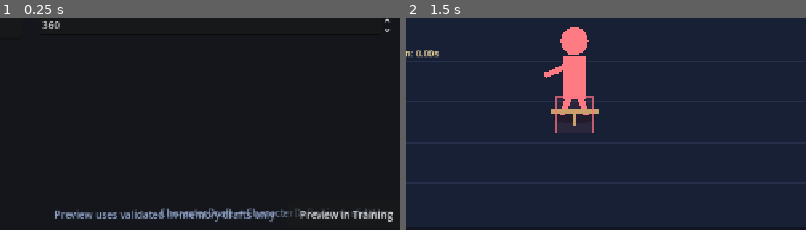
Above: before the commit, frames 1-2 (left to right).
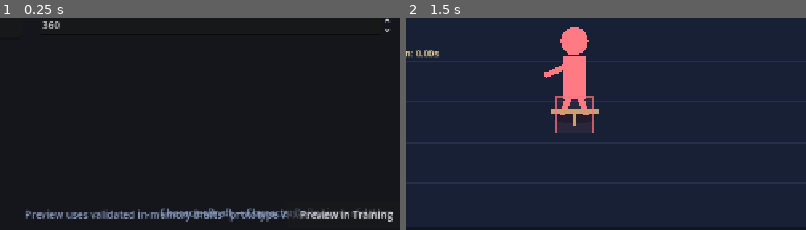
Above: after the commit, the same moments.

Repository: ws951125/custom-fighter
Game: Godot game, scene res://game/creator/creator_studio.tscn
The game is run twice, just before and just after one commit, with the same random seed, the same clock (stepped at 60 frames per second) and the same inputs. This scene is started directly instead of the project's main scene.
Inputs:
- Up to frame 1 (0.25 s): no input
- Up to frame 2 (1.5 s): click "Back to Training" at 0.5 s; tap Enter at 1.25 s; hold D (move_right) from 1.28 s (still down); hold J (attack) from 1.28 s (still down)
The pictures show only the part of the screen within x 46-96%, y 49-99%; the shares and areas given below are measured in that part.

The runs differ from the first frame. In frame 1, 1.7% of the frame differs, in the area x 6-85%, y 90-97%; in frame 2, nothing differs.

Commit message:
M5: expose Creator projectile VFX binding state

Diff:
--- a/game/creator/creator_preview_studio.gd
+++ b/game/creator/creator_preview_studio.gd
@@ -12,15 +12,18 @@
 	super()
 	_restore_session_drafts()
 	_install_preview_ui()
+	_refresh_preview_binding_status()
 	_install_preview_web_bridge()
 	_set_preview_web_state()
 
 func _restore_session_drafts() -> void:
-	var session = get_node_or_null("/root/CreatorPreviewSession")
-	if session == null or not session.has_stored_drafts():
-		return
-	var character_errors: PackedStringArray = character_draft.load_from_dictionary(session.stored_character_draft_data())
-	var skill_errors: PackedStringArray = skill_draft.load_from_dictionary(session.stored_skill_draft_data())
+	var session: Variant = get_node_or_null("/root/CreatorPreviewSession")
+	if session == null or not session.has_method("has_stored_drafts") or not bool(session.call("has_stored_drafts")):
+		return
+	var character_data: Dictionary = session.call("stored_character_draft_data")
+	var skill_data: Dictionary = session.call("stored_skill_draft_data")
+	var character_errors: PackedStringArray = character_draft.load_from_dictionary(character_data)
+	var skill_errors: PackedStringArray = skill_draft.load_from_dictionary(skill_data)
 	if not character_errors.is_empty() or not skill_errors.is_empty():
 		push_error("Failed to restore Creator preview drafts: %s | %s" % [" | ".join(character_errors), " | ".join(skill_errors)])
 		return
@@ -62,6 +65,16 @@
 	preview_button.pressed.connect(_on_preview_pressed)
 	add_child(preview_button)
 
+func _refresh_preview_binding_status() -> void:
+	if preview_status_label == null:
+		return
+	var session: Variant = get_node_or_null("/root/CreatorPreviewSession")
+	var vfx_bound := false
+	if session != null and session.has_method("has_stored_vfx"):
+		vfx_bound = bool(session.call("has_stored_vfx"))
+	preview_status_label.text = "VALID VFX bound to Skill 1 · Preview uses in-memory drafts" if vfx_bound else "Preview uses validated in-memory drafts · prototype VFX fallback"
+	preview_status_label.modulate = Color("7ff0b1") if vfx_bound else Color("8fa1c6")
+
 func _install_preview_web_bridge() -> void:
 	if not OS.has_feature("web"):
 		return
@@ -81,25 +94,25 @@
 	if not character_errors.is_empty() or not skill_errors.is_empty():
 		_set_preview_error("Fix invalid Character/Skill drafts before preview")
 		return
-	var session = get_node_or_null("/root/CreatorPreviewSession")
+	var session: Variant = get_node_or_null("/root/CreatorPreviewSession")
 	if session == null:
 		_set_preview_error("Creator preview session is unavailable")
 		return
-	var stage_errors: PackedStringArray = session.stage_preview(character_draft.to_dictionary(), skill_draft.to_dictionary())
+	var stage_errors: PackedStringArray = session.call("stage_preview", character_draft.to_dictionary(), skill_draft.to_dictionary())
 	if not stage_errors.is_empty():
 		_set_preview_error(" | ".join(stage_errors))
 		return
 	preview_status_label.text = "VALID · Opening Training preview"
 	preview_status_label.modulate = Color("7ff0b1")
 	_set_preview_web_state()
-	var router = get_parent()
+	var router: Variant = get_parent()
 	if router != null and router.has_method("switch_mode"):
 		router.call_deferred("switch_mode", "training")
 		return
 	_set_preview_error("Application router is unavailable")
 
 func _on_vfx_pressed() -> void:
-	var router = get_parent()
+	var router: Variant = get_parent()
 	if router != null and router.has_method("switch_mode"):
 		router.call_deferred("switch_mode", "vfx")
 		return
@@ -107,10 +120,10 @@
 		JavaScriptBridge.eval("window.location.href = window.location.pathname + '?mode=vfx';")
 
 func _on_training_pressed() -> void:
-	var session = get_node_or_null("/root/CreatorPreviewSession")
-	if session != null:
-		session.deactivate_preview()
-	var router = get_parent()
+	var session: Variant = get_node_or_null("/root/CreatorPreviewSession")
+	if session != null and session.has_method("deactivate_preview"):
+		session.call("deactivate_preview")
+	var router: Variant = get_parent()
 	if router != null and router.has_method("switch_mode"):
 		router.call_deferred("switch_mode", "training")
 		return
@@ -155,13 +168,34 @@
 func _set_preview_web_state(error_message: String = "") -> void:
 	if not OS.has_feature("web"):
 		return
-	var session = get_node_or_null("/root/CreatorPreviewSession")
+	var session: Variant = get_node_or_null("/root/CreatorPreviewSession")
 	var session_ready := session != null
 	var can_preview := character_draft.is_valid() and skill_draft.is_valid() and session_ready
+	var vfx_bound := false
+	var vfx_frame_count := 0
+	var vfx_scale := 1.0
+	var vfx_offset_x := 0.0
+	var vfx_offset_y := 0.0
+	if session_ready and session.has_method("has_stored_vfx"):
+		vfx_bound = bool(session.call("has_stored_vfx"))
+	if vfx_bound and session.has_method("stored_vfx_data"):
+		var vfx_data: Dictionary = session.call("stored_vfx_data")
+		vfx_frame_count = int(vfx_data.get("frame_count", 0))
+		vfx_scale = float(vfx_data.get("scale", 1.0))
+		var offset_value: Variant = vfx_data.get("offset", {})
+		if offset_value is Dictionary:
+			var offset: Dictionary = offset_value
+			vfx_offset_x = float(offset.get("x", 0.0))
+			vfx_offset_y = float(offset.get("y", 0.0))
 	JavaScriptBridge.eval(
 		"document.documentElement.dataset.creatorPreviewReady='true';" +
 		"document.documentElement.dataset.creatorPreviewCanLaunch='%s';" % ("true" if can_preview else "false") +
 		"document.documentElement.dataset.creatorVfxNavigationReady='true';" +
+		"document.documentElement.dataset.creatorPreviewVfxBound='%s';" % ("true" if vfx_bound else "false") +
+		"document.documentElement.dataset.creatorPreviewVfxFrameCount='%d';" % vfx_frame_count +
+		"document.documentElement.dataset.creatorPreviewVfxScale='%.3f';" % vfx_scale +
+		"document.documentElement.dataset.creatorPreviewVfxOffsetX='%.3f';" % vfx_offset_x +
+		"document.documentElement.dataset.creatorPreviewVfxOffsetY='%.3f';" % vfx_offset_y +
 		"document.documentElement.dataset.creatorPreviewError=%s;" % JSON.stringify(error_message) +
-		"document.documentElement.dataset.creatorPreviewSessionRevision='%d';" % (session.revision if session_ready else 0)
+		"document.documentElement.dataset.creatorPreviewSessionRevision='%d';" % (int(session.get("revision")) if session_ready else 0)
 	)
